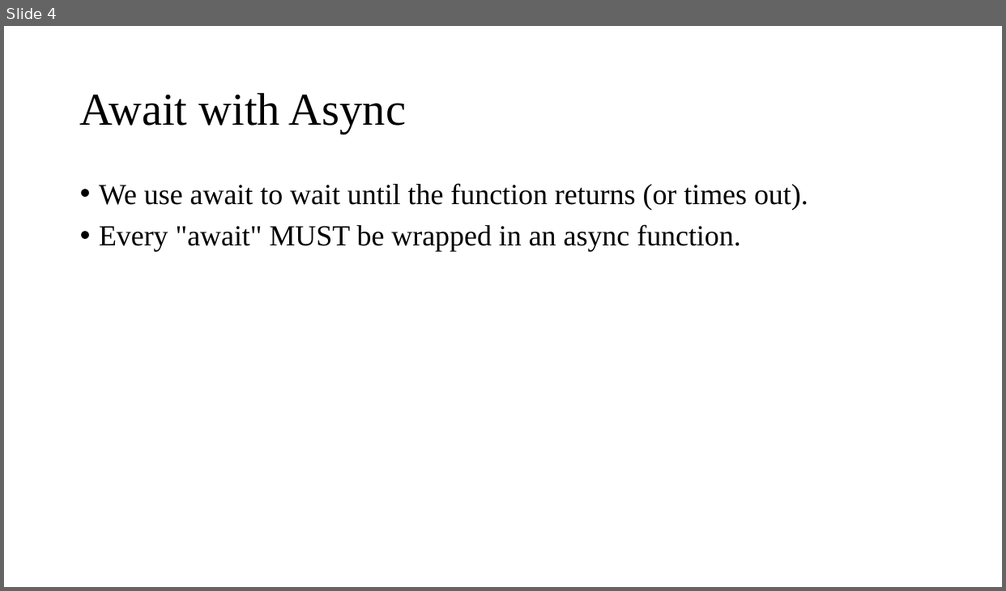
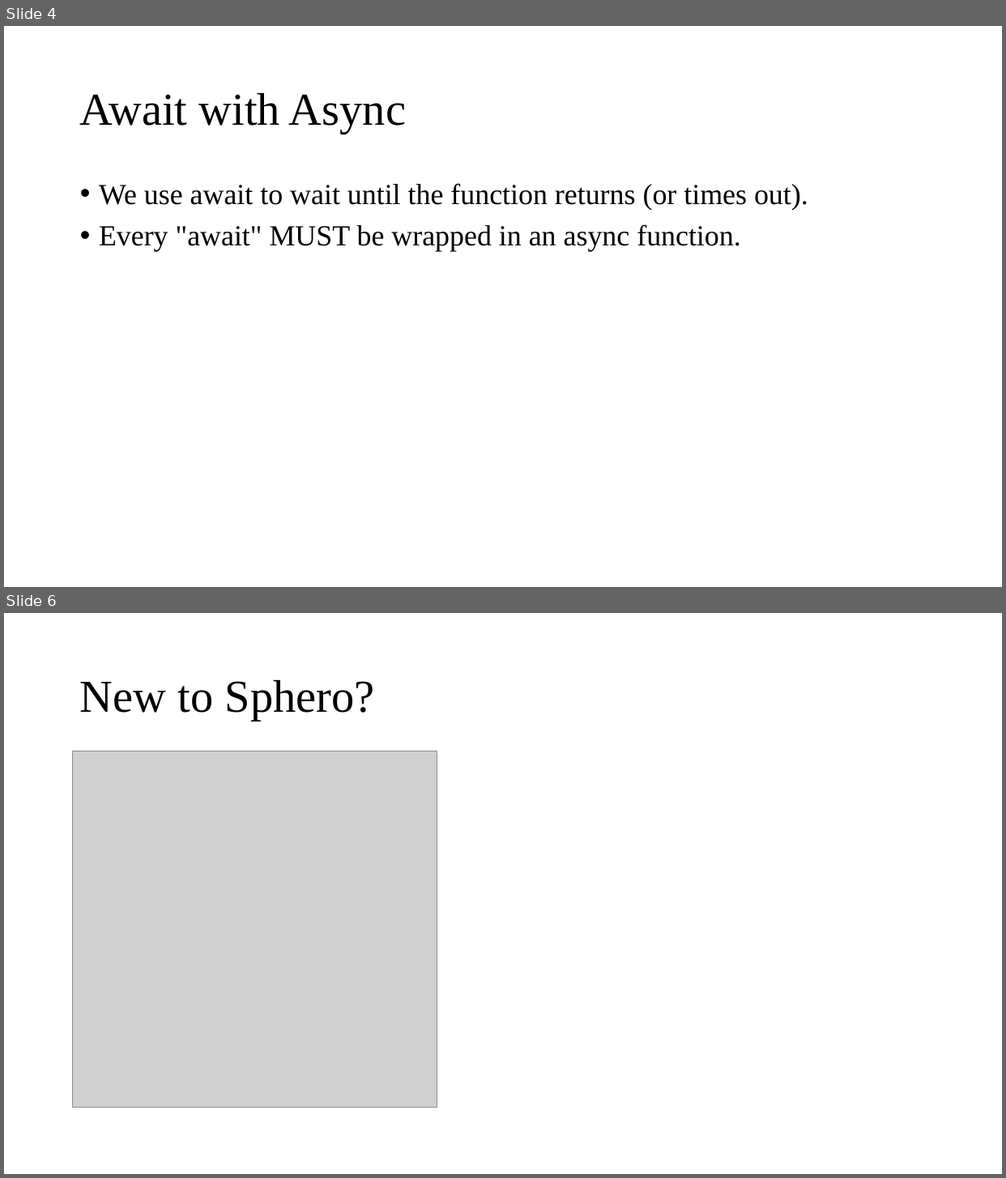
Before and after one commit to lohithabhethalam/sphero, a slide deck: await and async with sphero.pptx. Shown one above the other, each under a label of ours: slide 4 before the commit, slides 4 and 6 after it; the slides between them are not shown. The pictures are 1006x591 and 1006x1178 pixels, drawn with LibreOffice and Linux fonts; fonts in the diff are those of the drawing; grey boxes stand for pictures. Boxes give left, top, right and bottom in pixels: in the first picture for what was removed or moved away, otherwise in the second. Text is boxed around its words. In the diff, an @@ line names an element or a change of style, - is before the commit and + after.

```diff
--- a/await and async with sphero.pptx
+++ b/await and async with sphero.pptx
@@ slide 6 added at (4,613,1002,1174), background #FFFFFF @@
@@ title added at (80,679,375,721), 44 pt, text #000000 @@
+New to Sphero?
@@ picture added at (73,752,437,1108) @@
```
Also in this commit, not shown: 1 slide changed, 4 other slides added.
